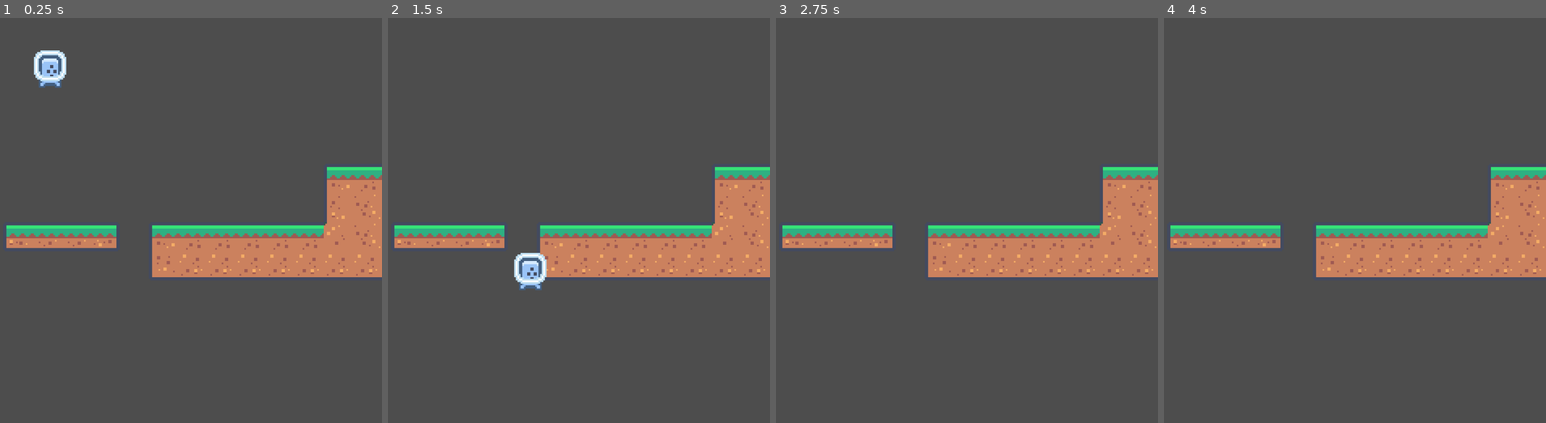
Above: before the commit, frames 1-4 (left to right).
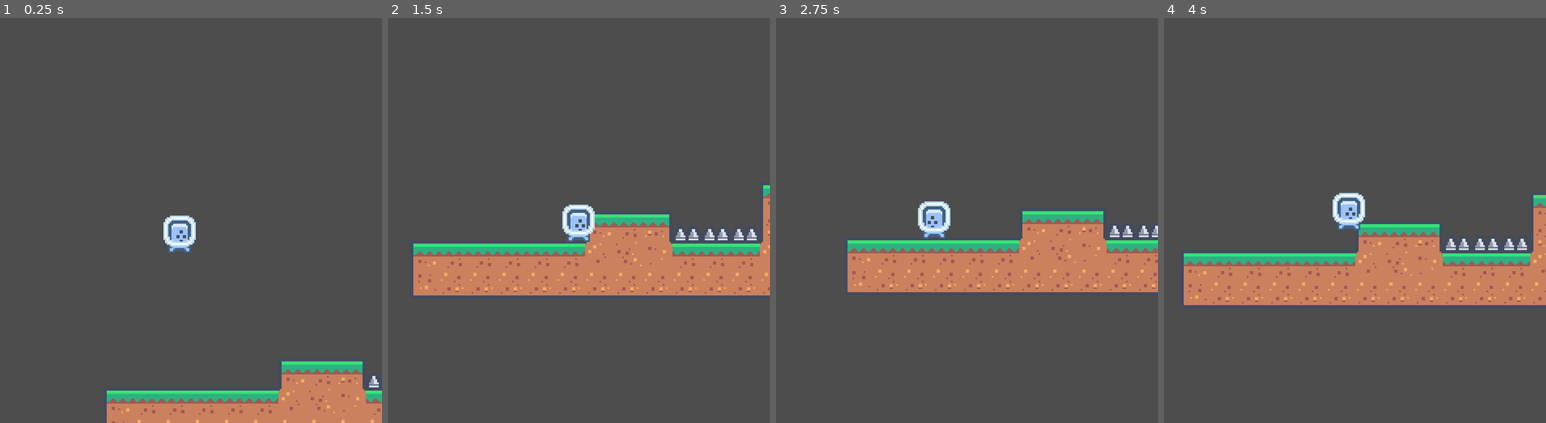
Above: after the commit, the same moments.

Repository: jeik0s/Godot-PixaPlatformer
Game: Godot game, scene res://world.tscn
Same seed, same stepped clock (60 frames per second), same inputs: the game is played once before the commit and once after it.
Inputs:
- Up to frame 1 (0.25 s): no input
- Up to frame 2 (1.5 s): hold D (right) from 0.53 s (still down); tap W (up) at 0.77 s
- Up to frame 3 (2.75 s): tap W (up) at 1.52 s; release D (right) at 2.03 s; hold A (left) from 2.03 s (still down)
- Up to frame 4 (4 s): release A (left) at 2.78 s; hold D (right) from 2.78 s (still down); tap W (up) at 3.02, 3.77 s

The runs differ from the first frame. In frame 1, 20% of the frame differs, in the area x 1-100%, y 8-100%; in frame 2, 15%; in frame 3, 14%; in frame 4, 17%.

Commit message:
[DAY-5] Player collision with environment and following camera

Diff:
--- a/player.gd
+++ b/player.gd
@@ -1,4 +1,5 @@
 extends CharacterBody2D
+class_name Player
 
 @export var JUMP_FORCE : int = -130
 @export var JUMP_RELEASE_FORCE : int = -70
--- a/player.tscn
+++ b/player.tscn
@@ -23,3 +23,6 @@
 [node name="CollisionShape2D" type="CollisionShape2D" parent="."]
 position = Vector2(0, 3.5)
 shape = SubResource("RectangleShape2D_ld22l")
+
+[node name="Camera2D" type="Camera2D" parent="."]
+position_smoothing_enabled = true
--- /dev/null
+++ b/spikes.gd
@@ -0,0 +1,9 @@
+extends Area2D
+
+
+func on_Spikes_body_entered(body):
+	if body is Player:
+		# reload world
+		get_tree().reload_current_scene()
+		# removes body that stepped on it
+		#body.queue_free()
--- /dev/null
+++ b/spikes.tscn
@@ -0,0 +1,18 @@
+[gd_scene load_steps=3 format=3 uid="uid://bco20t2jn2r5u"]
+
+[ext_resource type="Script" path="res://spikes.gd" id="1_73tjy"]
+[ext_resource type="Texture2D" uid="uid://b5h705i7d7h6m" path="res://tilemap_packed.png" id="1_dixcl"]
+
+[node name="Spikes" type="Area2D"]
+script = ExtResource("1_73tjy")
+
+[node name="Sprite2D" type="Sprite2D" parent="."]
+position = Vector2(0, -9)
+texture = ExtResource("1_dixcl")
+region_enabled = true
+region_rect = Rect2(144, 54, 18, 18)
+
+[node name="CollisionPolygon2D" type="CollisionPolygon2D" parent="."]
+polygon = PackedVector2Array(-7, 0, -7, -3, -5, -7, -3, -7, -1, -3, 1, -3, 3, -7, 5, -7, 7, -3, 7, 0)
+
+[connection signal="body_entered" from="." to="." method="on_Spikes_body_entered"]
--- a/world.tscn
+++ b/world.tscn
@@ -1,14 +1,25 @@
-[gd_scene load_steps=3 format=3 uid="uid://dxnqd6okiod61"]
+[gd_scene load_steps=4 format=3 uid="uid://dxnqd6okiod61"]
 
 [ext_resource type="PackedScene" uid="uid://s4w082uvmo4r" path="res://player.tscn" id="2_7ydue"]
 [ext_resource type="PackedScene" uid="uid://bnn0jjvbpu323" path="res://tile_map.tscn" id="2_l8w4h"]
+[ext_resource type="PackedScene" uid="uid://bco20t2jn2r5u" path="res://spikes.tscn" id="3_3a0xv"]
 
 [node name="World" type="Node2D"]
 
 [node name="TileMap" parent="." instance=ExtResource("2_l8w4h")]
 position = Vector2(-2, 0)
-layer_0/tile_data = PackedInt32Array(524294, 65538, 7, 524295, 131074, 7, 458760, 131074, 1, 524296, 131074, 7, 458761, 131074, 1, 524297, 131074, 7, 458762, 131074, 1, 524298, 131074, 7, 458763, 131074, 1, 524299, 131074, 7, 393228, 65538, 6, 458764, 327682, 1, 524300, 131074, 7, 458753, 65538, 0, 458754, 131074, 0, 458755, 131074, 0, 458756, 196610, 0, 458758, 65538, 1, 458759, 131074, 1, 327692, 65538, 1, 327693, 131074, 1, 393229, 131074, 6, 458765, 131074, 6, 524301, 131074, 7, 327694, 131074, 1, 393230, 131074, 6, 458766, 131074, 6, 524302, 131074, 7, 327695, 131074, 1, 393231, 131074, 6, 458767, 131074, 6, 524303, 131074, 7, 327696, 196610, 1, 393232, 196610, 6, 458768, 196610, 6, 524304, 196610, 7)
+layer_0/tile_data = PackedInt32Array(524294, 131074, 7, 524295, 131074, 7, 458760, 262146, 1, 524296, 131074, 7, 458761, 131074, 1, 524297, 131074, 7, 458762, 131074, 1, 524298, 131074, 7, 458763, 131074, 1, 524299, 131074, 7, 393228, 65538, 6, 458764, 327682, 1, 524300, 131074, 7, 458753, 131074, 1, 458754, 131074, 1, 458755, 131074, 1, 458756, 131074, 1, 458758, 327682, 1, 458759, 131074, 6, 327692, 65538, 1, 327693, 131074, 1, 393229, 131074, 6, 458765, 131074, 6, 524301, 131074, 7, 327694, 131074, 1, 393230, 131074, 6, 458766, 131074, 6, 524302, 131074, 7, 327695, 131074, 1, 393231, 131074, 6, 458767, 131074, 6, 524303, 131074, 7, 327696, 196610, 1, 393232, 196610, 6, 458768, 196610, 6, 524304, 196610, 7, 458757, 131074, 1, 524293, 131074, 7, 524292, 131074, 7, 524291, 131074, 7, 524290, 131074, 7, 524289, 131074, 7, 524288, 65538, 7, 458752, 65538, 1, 393222, 65538, 1, 393223, 131074, 1, 393224, 196610, 1)
 
 [node name="Player" parent="." instance=ExtResource("2_7ydue")]
+z_index = 10
 position = Vector2(45, 18)
 BUNNY_HOP = true
+
+[node name="Spikes" parent="." instance=ExtResource("3_3a0xv")]
+position = Vector2(169, 126)
+
+[node name="Spikes2" parent="." instance=ExtResource("3_3a0xv")]
+position = Vector2(187, 126)
+
+[node name="Spikes3" parent="." instance=ExtResource("3_3a0xv")]
+position = Vector2(205, 126)
Not shown, changed: README.md
